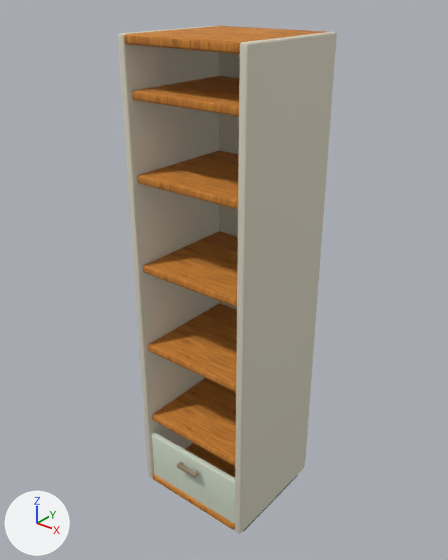
The Blender file assets-source/blender/closet-shelf-module.blend: old version first, new version second.
Camera for both pictures: a 50 mm lens placed at (1.54, -1.94, 2.38), pointed at (-0.03, 0.02, 1.17). Every picture has the same lights, and +X, +Y and +Z are marked at lower left. The older version comes first.

Names of what the first picture shows: 'adjustable_shelf', 'adjustable_shelf.001', 'adjustable_shelf.002', 'adjustable_shelf.003', 'adjustable_shelf.004', 'back_panel', 'carcass_shelf', 'carcass_shelf.001', 'door_or_drawer_front', 'rounded_bar_pull', 'thick_side_panel', 'thick_side_panel.001' and 1 more.
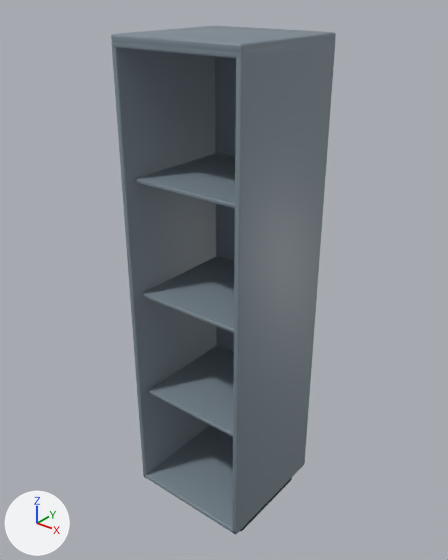
Changed parts and their boxes [x1, y1, x2, y2] in the pictures (448 x 560 px):
'thick_side_panel.001', surface changed, recoloured, rescaled (pale yellow to grey): before [235, 32, 337, 534]; after [232, 44, 335, 534]
'thick_side_panel', surface changed, recoloured, rescaled: before [118, 25, 220, 479]; after [112, 46, 217, 476]
'carcass_horizontal_panel', added: after [143, 425, 305, 534]
'adjustable_shelf.001', deleted (brown): before [148, 304, 237, 392]
'adjustable_internal_shelf', added: after [149, 345, 234, 437]
'adjustable_shelf', deleted (brown): before [152, 378, 236, 466]
'adjustable_shelf.002', deleted (brown): before [143, 231, 238, 307]
'carcass_shelf.001', surface changed, reshaped (orange to grey, 11% wider): before [124, 26, 326, 54]; after [111, 26, 336, 53]
'adjustable_internal_shelf.001', added: after [142, 256, 234, 333]
'adjustable_shelf.003', deleted (brown): before [137, 151, 239, 209]
'door_or_drawer_front', deleted: before [152, 433, 235, 524]
'carcass_back', added: after [215, 57, 236, 352]
'adjustable_internal_shelf.002', added: after [135, 153, 235, 208]
'adjustable_shelf.004', deleted (brown): before [132, 76, 239, 116]
'back_panel', deleted: before [219, 52, 240, 310]
'carcass_horizontal_panel.001', added: after [111, 40, 335, 59]
'carcass_shelf', deleted: before [153, 443, 235, 530]
'rounded_bar_pull', deleted: before [177, 463, 198, 478]

Diff of the bpy script that builds the scene:
```diff
--- a/assets-source/blender/closet-shelf-module.blend.py
+++ b/assets-source/blender/closet-shelf-module.blend.py
@@ mat_wood_honey_textured @@
 mat_wood_honey_textured = principled_material('wood-honey-textured')
-mat_wood_honey_textured.texture = img_handpainted_honey_oak_png
-mat_wood_honey_textured.roughness = 0.82
+mat_wood_honey_textured.base_color = (0.2, 0.25, 0.29)  # grey #7c8993
+mat_wood_honey_textured.roughness = 0.47
@@ me_cube_189 @@
-me_cube_189.from_pydata(...)  # 96 vertices, 98 faces; spans x -0.3..-0.26, y -0.27..0.3, z 0.07..2.2
-me_cube_189.materials.append(mat_cabinet_body)  # pale yellow #d8d3c0
+me_cube_189.from_pydata(...)  # 96 vertices, 98 faces; spans x -0.3..-0.28, y -0.3..0.29, z 0.09..2.16
+# me_cube_189 part 1: the whole mesh is scaled about its middle by (0.683, 1.05, 0.973), then moved by (-0.01, -0.02, 0.0)
+me_cube_189.materials.append(mat_wood_honey_textured)  # grey #7c8993
@@ me_cube_190 @@
-me_cube_190.from_pydata(...)  # 96 vertices, 98 faces; spans x 0.26..0.3, y -0.27..0.3, z 0.07..2.2
-me_cube_190.materials.append(mat_cabinet_body)  # pale yellow #d8d3c0
+me_cube_190.from_pydata(...)  # 96 vertices, 98 faces; spans x 0.28..0.3, y -0.3..0.29, z 0.09..2.16
+# me_cube_190 part 2: the whole mesh is scaled about its middle by (0.683, 1.05, 0.973), then moved by (0.01, -0.02, 0.0)
+me_cube_190.materials.append(mat_wood_honey_textured)  # grey #7c8993
@@ me_cube_192 @@
-me_cube_192.from_pydata(...)  # 96 vertices, 98 faces; spans x -0.265..0.265, y -0.269..0.3, z 2.164..2.2
+me_cube_192.from_pydata(...)  # 96 vertices, 98 faces; spans x -0.3..0.3, y -0.3..0.292, z 2.166..2.2
+# me_cube_192 part 3: the whole mesh is multiplied about its middle by the matrix ((1.135, 0.0, 0.0), (0.0, 1.041, 0.0), (0.0, 0.0, 0.933)), then moved by (0.0, -0.02, 0.001)
 me_cube_192.materials.append(mat_wood_honey_textured)
@@ ob_carcass_shelf @@
-ob_carcass_shelf = bpy.data.objects.new('carcass_shelf', me_cube_191)
@@ ob_back_panel @@
-ob_back_panel = bpy.data.objects.new('back_panel', me_cube_193)
@@ ob_adjustable_shelf @@
-ob_adjustable_shelf = bpy.data.objects.new('adjustable_shelf', me_cube_194)
@@ ob_adjustable_shelf_001 @@
-ob_adjustable_shelf_001 = bpy.data.objects.new('adjustable_shelf.001', me_cube_195)
@@ ob_adjustable_shelf_002 @@
-ob_adjustable_shelf_002 = bpy.data.objects.new('adjustable_shelf.002', me_cube_196)
@@ ob_adjustable_shelf_003 @@
-ob_adjustable_shelf_003 = bpy.data.objects.new('adjustable_shelf.003', me_cube_197)
@@ ob_adjustable_shelf_004 @@
-ob_adjustable_shelf_004 = bpy.data.objects.new('adjustable_shelf.004', me_cube_198)
@@ ob_door_or_drawer_front @@
-ob_door_or_drawer_front = bpy.data.objects.new('door_or_drawer_front', me_cube_199)
@@ ob_rounded_bar_pull @@
-ob_rounded_bar_pull = bpy.data.objects.new('rounded_bar_pull', me_cube_202)
@@ ob_adjustable_internal_shelf_002 @@
+ob_adjustable_internal_shelf_002 = bpy.data.objects.new('adjustable_internal_shelf.002', me_cube_989)  # 96 vertices, 98 faces; spans x -0.268..0.268, y -0.256..0.267, z 1.637..1.655; in mat_wood_honey_textured (grey #7c8993)
+ob_adjustable_internal_shelf_002.location = (0.0, 0.0, 0.0)
@@ ob_adjustable_internal_shelf_001 @@
+ob_adjustable_internal_shelf_001 = bpy.data.objects.new('adjustable_internal_shelf.001', me_cube_988)  # 96 vertices, 98 faces; spans x -0.268..0.268, y -0.256..0.267, z 1.119..1.136; in mat_wood_honey_textured (grey #7c8993)
+ob_adjustable_internal_shelf_001.location = (0.0, 0.0, 0.0)
@@ ob_adjustable_internal_shelf @@
+ob_adjustable_internal_shelf = bpy.data.objects.new('adjustable_internal_shelf', me_cube_987)  # 96 vertices, 98 faces; spans x -0.268..0.268, y -0.256..0.267, z 0.6..0.618; in mat_wood_honey_textured (grey #7c8993)
+ob_adjustable_internal_shelf.location = (0.0, 0.0, 0.0)
@@ ob_carcass_horizontal_panel_001 @@
+ob_carcass_horizontal_panel_001 = bpy.data.objects.new('carcass_horizontal_panel.001', me_cube_986)  # 96 vertices, 98 faces; spans x -0.3..0.3, y -0.3..0.292, z 2.153..2.177; in mat_wood_honey_textured (grey #7c8993)
+ob_carcass_horizontal_panel_001.location = (0.0, 0.0, 0.0)
@@ ob_carcass_horizontal_panel @@
+ob_carcass_horizontal_panel = bpy.data.objects.new('carcass_horizontal_panel', me_cube_985)  # 96 vertices, 98 faces; spans x -0.3..0.3, y -0.3..0.292, z 0.09..0.114; in mat_wood_honey_textured (grey #7c8993)
+ob_carcass_horizontal_panel.location = (0.0, 0.0, 0.0)
@@ ob_carcass_back @@
+ob_carcass_back = bpy.data.objects.new('carcass_back', me_cube_984)  # 96 vertices, 98 faces; spans x -0.28..0.28, y 0.27..0.29, z 0.09..2.16; in mat_wood_honey_textured (grey #7c8993)
+ob_carcass_back.location = (0.0, 0.0, 0.0)
```
